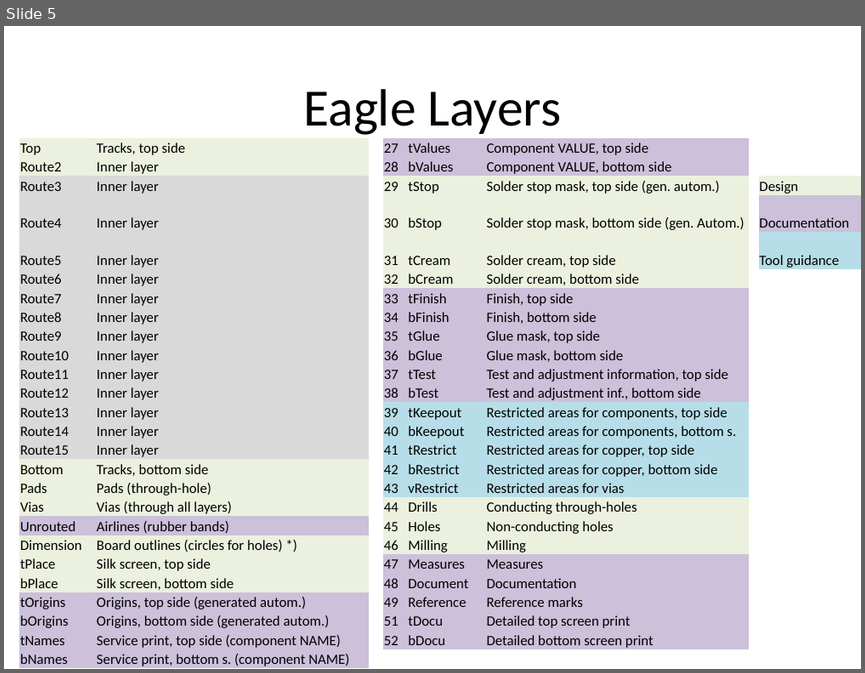
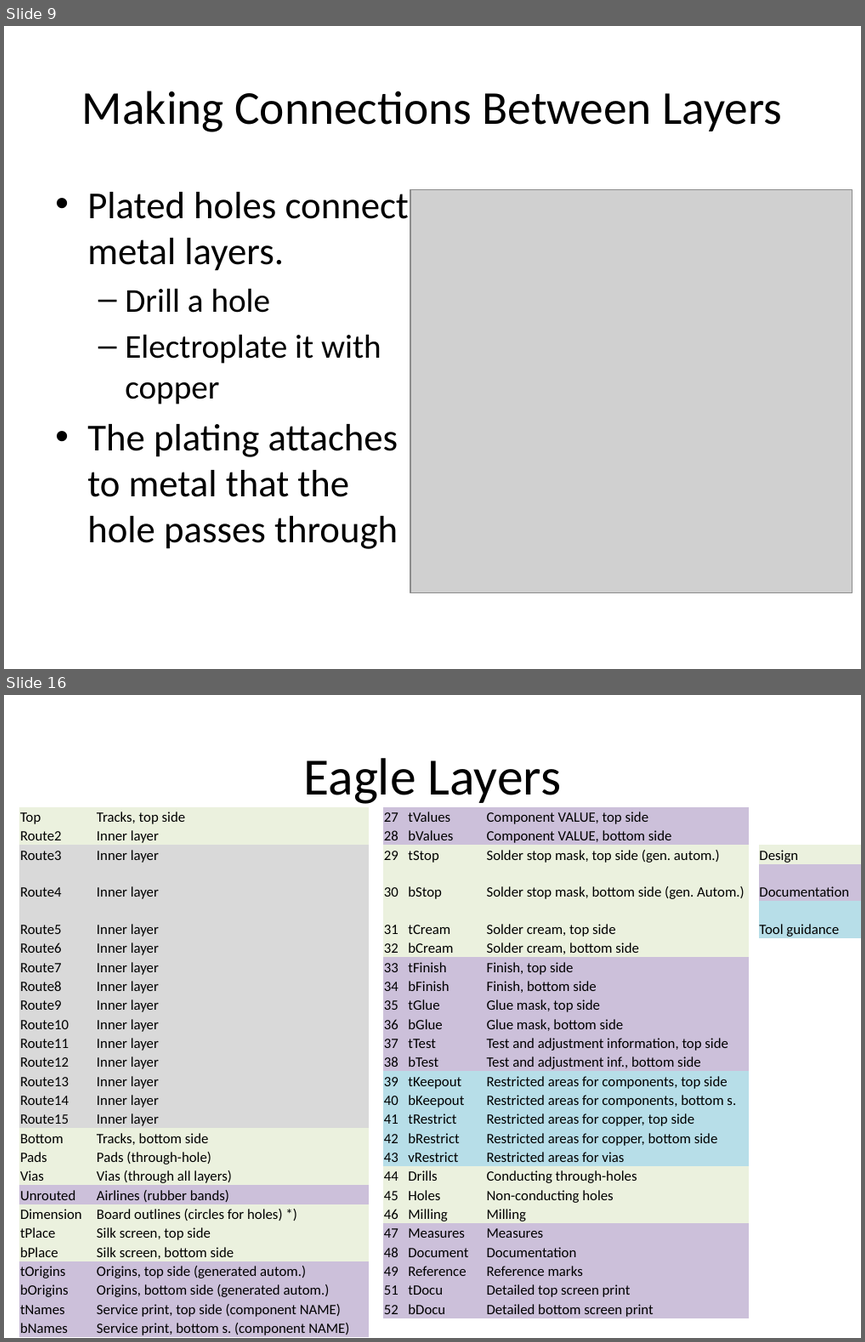
Before and after one commit to NVSL/QuadClass-Resources, a slide deck: Lecture Slides/02-Eagle-Part-1.pptx. Shown one above the other, each under a label of ours: slide 5 before the commit, slides 9 and 16 after it; the slides between them are not shown. The pictures are 865x673 and 865x1342 pixels, drawn with LibreOffice and Linux fonts; fonts in the diff are those of the drawing; grey boxes stand for pictures. Boxes give left, top, right and bottom in pixels: in the first picture for what was removed or moved away, otherwise in the second. Text is boxed around its words. In the diff, an @@ line names an element or a change of style, - is before the commit and + after.

```diff
--- a/Lecture Slides/02-Eagle-Part-1.pptx
+++ b/Lecture Slides/02-Eagle-Part-1.pptx
@@ slide 9 added at (x1=4, y1=26, x2=861, y2=669), background #FFFFFF @@
@@ title added at (x1=82, y1=91, x2=782, y2=132), 39.6 pt, text #000000 @@
+Making Connections Between Layers
@@ text added at (x1=87, y1=192, x2=409, y2=549), 32 pt, text #000000 @@
+• Plated holes connect metal layers.
+  – Drill a hole
+  – Electroplate it with copper
+• The plating attaches to metal that the hole passes through
@@ picture added at (x1=410, y1=190, x2=852, y2=592) @@
@@ what was slide 5 is now slide 16 @@
```
Also in this commit, not shown: 2 slides changed, 12 other slides added, 2 slides removed, 7 other files.
